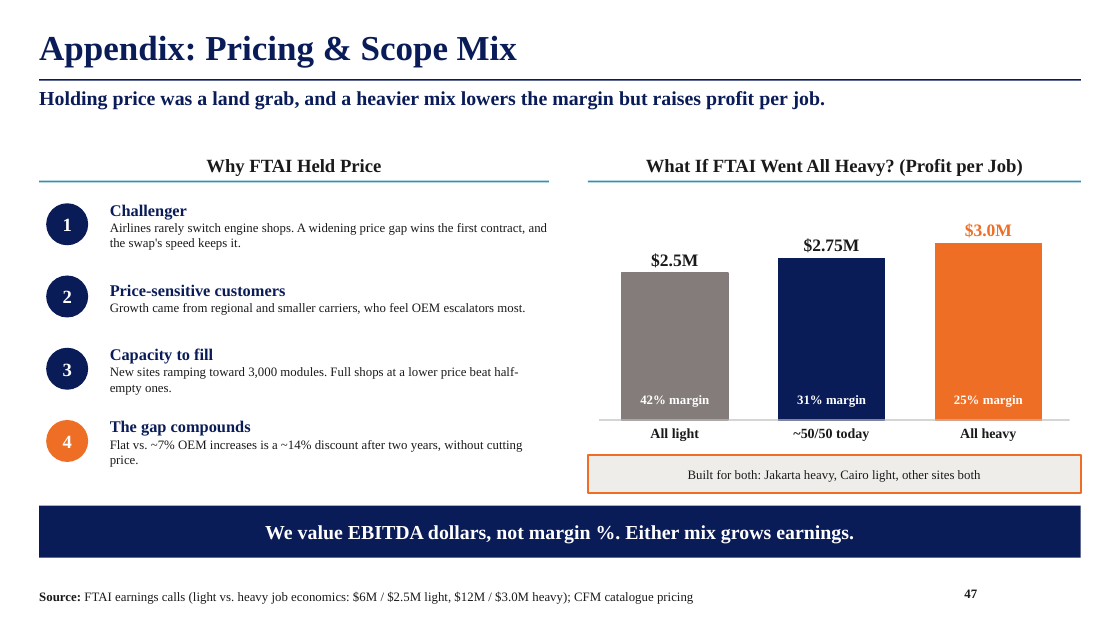
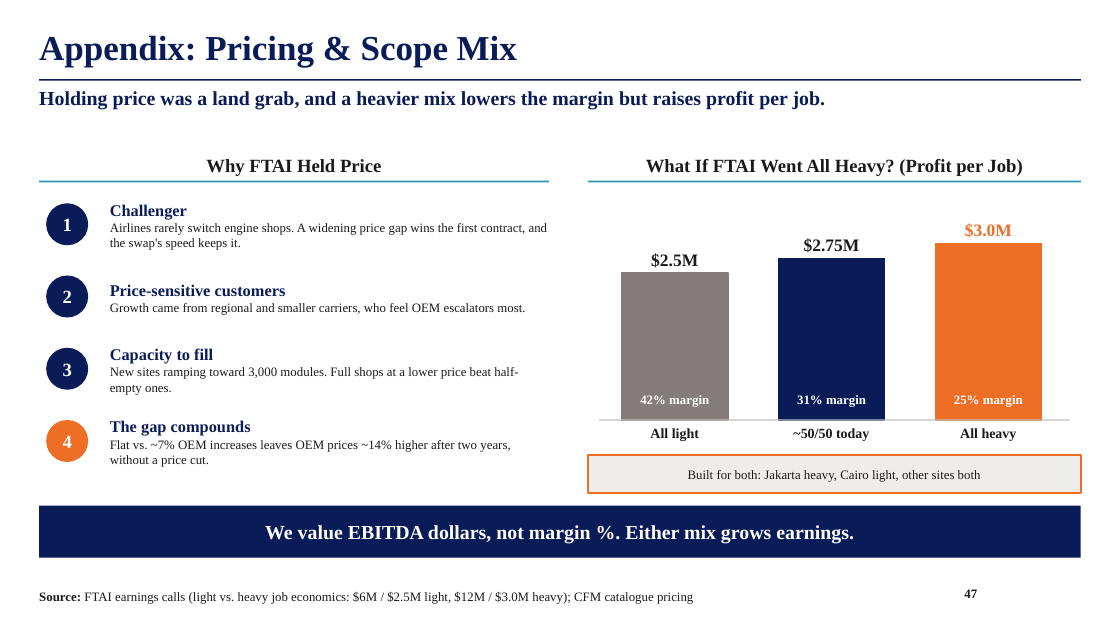
Before and after one commit to maxlsmls-dot/SPOT, a slide deck: slide 47 of deck/FTAI_Long_Pitch.pptx. Drawn at 1120x630 pixels with LibreOffice and Linux fonts; fonts in the diff are those of the drawing; background and template pictures are left out. Boxes give left, top, right and bottom in pixels: in the first picture for what was removed or moved away, otherwise in the second. Text is boxed around its words. In the diff, an @@ line names an element or a change of style, - is before the commit and + after.

```diff
--- a/deck/FTAI_Long_Pitch.pptx
+++ b/deck/FTAI_Long_Pitch.pptx
@@ text at (x1=110, y1=440, x2=510, y2=467): text changed @@
-Flat vs. ~7% OEM increases is a ~14% discount after two years, without cutting price.
+Flat vs. ~7% OEM increases leaves OEM prices ~14% higher after two years, without a price cut.
```
Also in this commit, not shown: 3 other slides changed, 1 other file.
